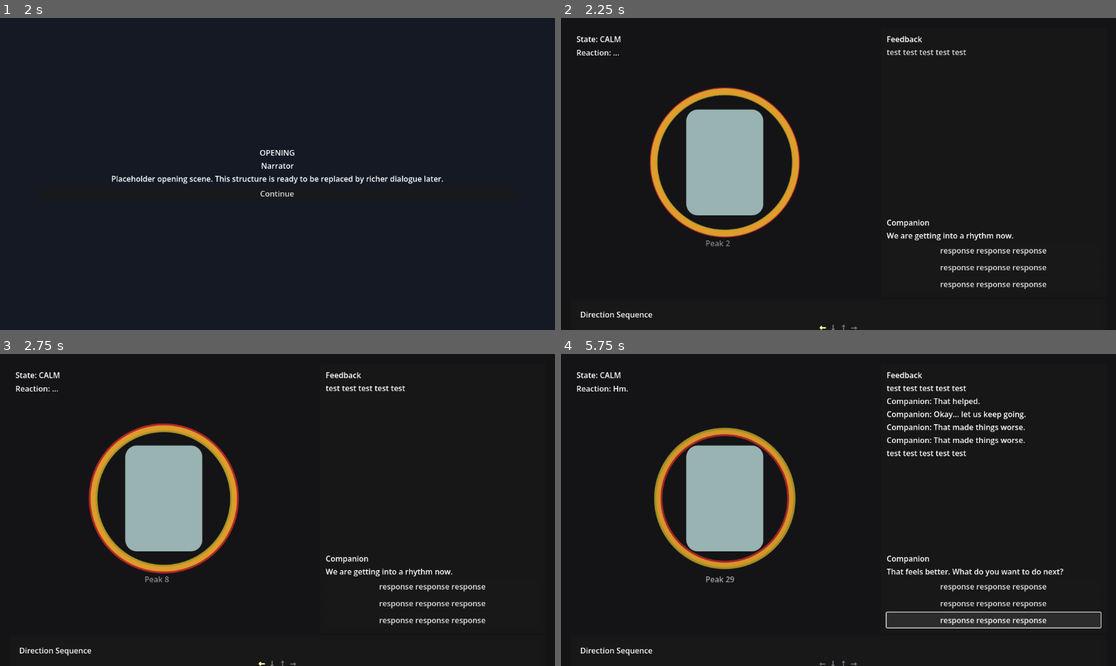
Above: before the commit, frames 1-4 (two rows, left to right).
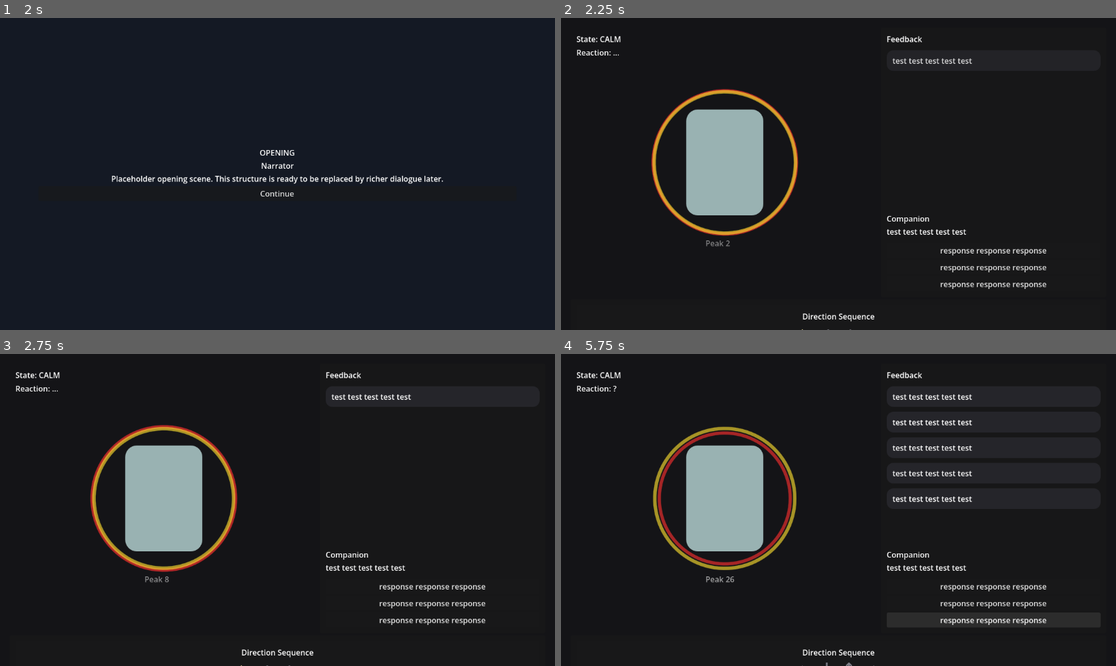
Above: after the commit, the same moments.

Repository: manchenlee/wgj-2026-teamb
Game: Godot game, scene res://scenes/Main.tscn
Two runs of this game, one before a commit and one after it. Both use one fixed random seed, a clock stepped at 60 frames per second and the inputs below.
Inputs:
- Up to frame 1 (2 s): click "Start" at 0.5 s; click "Continue" at 1.25 s
- Up to frame 2 (2.25 s): click "Continue" at 2 s
- Up to frame 3 (2.75 s): no input
- Up to frame 4 (5.75 s): click "response response response" at 2.75 s; click "response response response" at 3.5 s; click "response response response" at 4.25 s; tap Enter at 5 s; hold Right from 5.03 s (still down)

Frame 1 is identical in both runs. In frame 2, 2.6% of the frame differs, in the area x 3-82%, y 10-100%; in frame 3, 3.1%; in frame 4, 5.2%, in the area x 3-98%, y 10-100%.

Commit message:
style: Update UI components for improved layout and feedback presentation

Diff:
--- a/scenes/components/DialoguePanel.tscn
+++ b/scenes/components/DialoguePanel.tscn
@@ -15,6 +15,7 @@
 [node name="VBoxContainer" type="VBoxContainer" parent="MarginContainer"]
 size_flags_horizontal = 3
 size_flags_vertical = 3
+theme_override_constants/separation = 12
 
 [node name="HeaderLabel" type="Label" parent="MarginContainer/VBoxContainer"]
 text = "Feedback"
@@ -25,6 +26,7 @@
 
 [node name="ChatHistoryList" type="VBoxContainer" parent="MarginContainer/VBoxContainer/ScrollableChatHistory"]
 size_flags_horizontal = 3
+theme_override_constants/separation = 10
 
 [node name="CurrentDialoguePrompt" type="VBoxContainer" parent="MarginContainer/VBoxContainer"]
 
@@ -40,9 +42,12 @@
 
 [node name="GoodButton" type="Button" parent="MarginContainer/VBoxContainer/ChoiceButtons"]
 text = "response response response"
+focus_mode = 0
 
 [node name="NeutralButton" type="Button" parent="MarginContainer/VBoxContainer/ChoiceButtons"]
 text = "response response response"
+focus_mode = 0
 
 [node name="BadButton" type="Button" parent="MarginContainer/VBoxContainer/ChoiceButtons"]
 text = "response response response"
+focus_mode = 0
--- a/scenes/components/DirectionSequencePanel.tscn
+++ b/scenes/components/DirectionSequencePanel.tscn
@@ -8,18 +8,21 @@
 
 [node name="MarginContainer" type="MarginContainer" parent="."]
 theme_override_constants/margin_left = 8
-theme_override_constants/margin_top = 8
+theme_override_constants/margin_top = 12
 theme_override_constants/margin_right = 8
-theme_override_constants/margin_bottom = 8
+theme_override_constants/margin_bottom = 12
 
 [node name="VBoxContainer" type="VBoxContainer" parent="MarginContainer"]
+alignment = 1
 
 [node name="HeaderLabel" type="Label" parent="MarginContainer/VBoxContainer"]
 text = "Direction Sequence"
+horizontal_alignment = 1
 
 [node name="SequenceLabel" type="RichTextLabel" parent="MarginContainer/VBoxContainer"]
-custom_minimum_size = Vector2(0, 44)
+custom_minimum_size = Vector2(0, 88)
 bbcode_enabled = true
-fit_content = true
+fit_content = false
 scroll_active = false
+size_flags_horizontal = 3
 text = "[center][color=#7d7d87]Waiting for round...[/color][/center]"
--- a/scenes/components/StatusHUD.tscn
+++ b/scenes/components/StatusHUD.tscn
@@ -15,6 +15,7 @@
 
 [node name="VBoxContainer" type="VBoxContainer" parent="MarginContainer"]
 size_flags_horizontal = 3
+theme_override_constants/separation = 14
 
 [node name="DirectionSequencePanel" parent="MarginContainer/VBoxContainer" instance=ExtResource("2_seq")]
 
@@ -47,6 +48,7 @@
 show_percentage = false
 
 [node name="MobileDirectionButtons" type="GridContainer" parent="MarginContainer/VBoxContainer"]
+visible = false
 columns = 4
 
 [node name="LeftButton" type="Button" parent="MarginContainer/VBoxContainer/MobileDirectionButtons"]
--- a/scripts/core/game_session_controller.gd
+++ b/scripts/core/game_session_controller.gd
@@ -27,6 +27,7 @@
 
 func _ready() -> void:
 	feedback_rng.randomize()
+	set_process_unhandled_input(true)
 	status_hud.direction_pressed.connect(_on_direction_pressed)
 	dialogue_panel.choice_selected.connect(_on_choice_selected)
 	feedback_timer.timeout.connect(_on_feedback_timer_timeout)
@@ -47,7 +48,7 @@
 	_update_presentation()
 	_check_ending()
 
-func _input(event: InputEvent) -> void:
+func _unhandled_input(event: InputEvent) -> void:
 	if not run_active:
 		return
 	if event is InputEventKey and event.is_pressed() and not event.is_echo():
@@ -62,6 +63,7 @@
 			KEY_DOWN, KEY_S:
 				direction = "Down"
 		if not direction.is_empty():
+			get_viewport().set_input_as_handled()
 			_on_direction_pressed(direction)
 
 func reset_run() -> void:
@@ -116,6 +118,15 @@
 	if not run_active:
 		return
 	var result: Dictionary = sequence_controller.submit_input(direction)
+	print_debug(
+		"direction input: %s -> %s (combo=%d physical=%.1f current_index=%d)" % [
+			direction,
+			str(result.get("result", "unknown")),
+			combo,
+			arousal_model.physical,
+			sequence_controller.current_index
+		]
+	)
 	match str(result.get("result", "")):
 		"correct":
 			combo += 1
@@ -136,7 +147,7 @@
 
 func _on_choice_selected(choice_quality: String) -> void:
 	var outcome := dialogue_controller.apply_choice(choice_quality, arousal_model)
-	dialogue_panel.append_history(str(outcome.get("reply", "Companion: ...")))
+	dialogue_panel.append_history(str(outcome.get("reply", Config.TEST_FEEDBACK_TEXT)))
 	character_area.show_choice_reaction(choice_quality)
 	current_prompt = dialogue_controller.next_prompt(arousal_model.physical, arousal_model.emotional)
 	dialogue_panel.set_prompt(current_prompt)
--- a/scripts/gameplay/GameConfig.gd
+++ b/scripts/gameplay/GameConfig.gd
@@ -38,8 +38,8 @@
 # Presentation tuning.
 const CIRCLE_RADIUS_MIN: float = 104.0
 const CIRCLE_RADIUS_MAX: float = 192.0
-const CIRCLE_STROKE_MIN: float = 8.0
-const CIRCLE_STROKE_MAX: float = 18.0
+const CIRCLE_STROKE_MIN: float = 4.0
+const CIRCLE_STROKE_MAX: float = 8.0
 const PEAK_LABEL_OFFSET_Y: float = 156.0
 const DESKTOP_BREAKPOINT: float = 1080.0
 
--- a/scripts/gameplay/dialogue_choice_controller.gd
+++ b/scripts/gameplay/dialogue_choice_controller.gd
@@ -13,19 +13,13 @@
 
 func apply_choice(choice_quality: String, model) -> Dictionary:
 	var delta_value := 0.0
-	var reply := ""
 	match choice_quality:
 		"good":
 			delta_value = Config.EMOTIONAL_GAIN_GOOD_CHOICE
-			reply = "Companion: That helped."
 		"neutral":
 			delta_value = Config.EMOTIONAL_GAIN_NEUTRAL_CHOICE
-			reply = "Companion: Okay... let us keep going."
 		"bad":
 			delta_value = -Config.EMOTIONAL_PENALTY_BAD_CHOICE
-			reply = "Companion: That made things worse."
-		_:
-			reply = "Companion: ..."
 
 	model.apply_emotional(delta_value)
-	return {"reply": reply, "delta": delta_value}
+	return {"reply": Config.TEST_FEEDBACK_TEXT, "delta": delta_value}
--- a/scripts/gameplay/direction_sequence_controller.gd
+++ b/scripts/gameplay/direction_sequence_controller.gd
@@ -58,14 +58,14 @@
 	for index in current_sequence.size():
 		var arrow := _to_arrow(current_sequence[index])
 		if index < current_index:
-			parts.append("[color=#71d99e]%s[/color]" % arrow)
+			parts.append("[font_size=30][color=#71d99e]%s[/color][/font_size]" % arrow)
 		elif index == current_index and round_active:
-			parts.append("[b][color=#fff1a8]%s[/color][/b]" % arrow)
+			parts.append("[b][font_size=36][color=#fff1a8]%s[/color][/font_size][/b]" % arrow)
 		else:
-			parts.append("[color=#7d7d87]%s[/color]" % arrow)
+			parts.append("[font_size=30][color=#7d7d87]%s[/color][/font_size]" % arrow)
 	if parts.is_empty():
-		return "[color=#7d7d87]Waiting for round...[/color]"
-	return "[center]%s[/center]" % "  ".join(parts)
+		return "[center][font_size=22][color=#7d7d87]Waiting for round...[/color][/font_size][/center]"
+	return "[center]%s[/center]" % "     ".join(parts)
 
 func _to_arrow(direction: String) -> String:
 	match direction:
--- a/scripts/ui/dialogue_panel.gd
+++ b/scripts/ui/dialogue_panel.gd
@@ -14,13 +14,16 @@
 @onready var bad_button: Button = $MarginContainer/VBoxContainer/ChoiceButtons/BadButton
 
 func _ready() -> void:
+	good_button.focus_mode = Control.FOCUS_NONE
+	neutral_button.focus_mode = Control.FOCUS_NONE
+	bad_button.focus_mode = Control.FOCUS_NONE
 	good_button.pressed.connect(func() -> void: choice_selected.emit("good"))
 	neutral_button.pressed.connect(func() -> void: choice_selected.emit("neutral"))
 	bad_button.pressed.connect(func() -> void: choice_selected.emit("bad"))
 
 func set_prompt(prompt: Dictionary) -> void:
 	speaker_label.text = str(prompt.get("speaker", "Companion"))
-	prompt_label.text = str(prompt.get("text", "..."))
+	prompt_label.text = Config.TEST_FEEDBACK_TEXT
 	good_button.text = Config.TEST_RESPONSE_TEXT
 	neutral_button.text = Config.TEST_RESPONSE_TEXT
 	bad_button.text = Config.TEST_RESPONSE_TEXT
@@ -30,17 +33,36 @@
 		child.queue_free()
 
 func append_history(line: String) -> void:
+	var bubble := PanelContainer.new()
+	bubble.size_flags_horizontal = Control.SIZE_EXPAND_FILL
+	bubble.mouse_filter = Control.MOUSE_FILTER_IGNORE
+	bubble.modulate = Color(1.0, 1.0, 1.0, 0.0)
+	bubble.scale = Vector2(0.96, 0.96)
+
+	var bubble_style := StyleBoxFlat.new()
+	bubble_style.bg_color = Color(0.15, 0.15, 0.17, 0.92)
+	bubble_style.corner_radius_top_left = 14
+	bubble_style.corner_radius_top_right = 14
+	bubble_style.corner_radius_bottom_left = 14
+	bubble_style.corner_radius_bottom_right = 14
+	bubble_style.content_margin_left = 12.0
+	bubble_style.content_margin_top = 10.0
+	bubble_style.content_margin_right = 12.0
+	bubble_style.content_margin_bottom = 10.0
+	bubble.set("theme_override_styles/panel", bubble_style)
+
 	var message_label := Label.new()
 	message_label.autowrap_mode = TextServer.AUTOWRAP_WORD_SMART
 	message_label.text = line
-	message_label.modulate = Color(1.0, 1.0, 1.0, 0.0)
-	message_label.scale = Vector2(0.94, 0.94)
-	history_list.add_child(message_label)
+	message_label.mouse_filter = Control.MOUSE_FILTER_IGNORE
+	message_label.size_flags_horizontal = Control.SIZE_EXPAND_FILL
+	bubble.add_child(message_label)
+	history_list.add_child(bubble)
 
 	var tween := create_tween()
 	tween.set_parallel(true)
-	tween.tween_property(message_label, "modulate:a", 1.0, 0.22)
-	tween.tween_property(message_label, "scale", Vector2.ONE, 0.22).set_trans(Tween.TRANS_BACK).set_ease(Tween.EASE_OUT)
+	tween.tween_property(bubble, "modulate:a", 1.0, 0.22)
+	tween.tween_property(bubble, "scale", Vector2.ONE, 0.22).set_trans(Tween.TRANS_BACK).set_ease(Tween.EASE_OUT)
 	call_deferred("_scroll_to_latest")
 
 func _scroll_to_latest() -> void:
--- a/scripts/ui/status_hud.gd
+++ b/scripts/ui/status_hud.gd
@@ -17,6 +17,10 @@
 @onready var right_button: Button = $MarginContainer/VBoxContainer/MobileDirectionButtons/RightButton
 
 func _ready() -> void:
+	left_button.focus_mode = Control.FOCUS_NONE
+	up_button.focus_mode = Control.FOCUS_NONE
+	down_button.focus_mode = Control.FOCUS_NONE
+	right_button.focus_mode = Control.FOCUS_NONE
 	left_button.pressed.connect(func() -> void: direction_pressed.emit("Left"))
 	up_button.pressed.connect(func() -> void: direction_pressed.emit("Up"))
 	down_button.pressed.connect(func() -> void: direction_pressed.emit("Down"))
